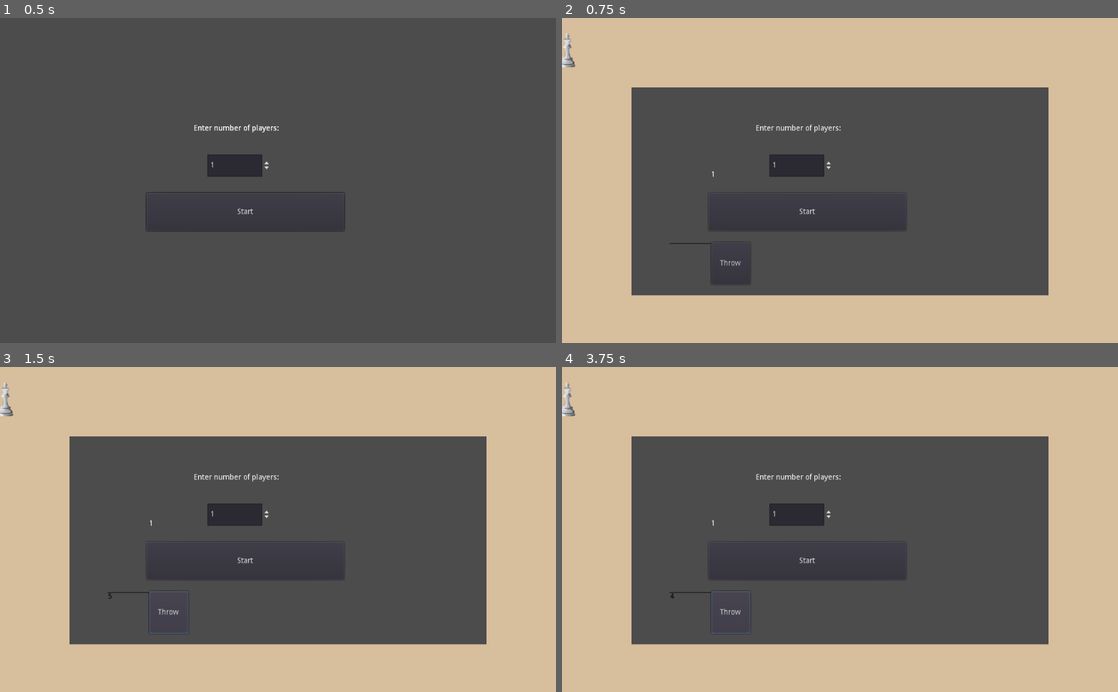
Above: before the commit, frames 1-4 (two rows, left to right).
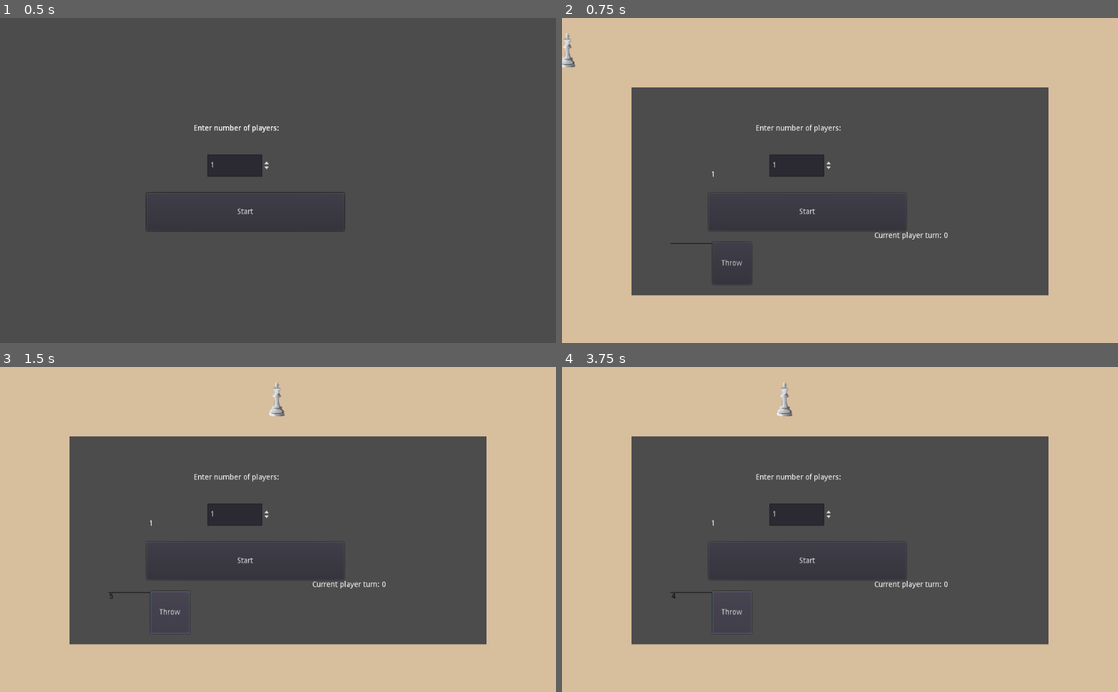
Above: after the commit, the same moments.

Repository: askoki160/angels-of-delta
Game: Godot game, scene res://StartScene.tscn
Two runs of this game, one before a commit and one after it. Both use one fixed random seed, a clock stepped at 60 frames per second and the inputs below.
Inputs:
- Up to frame 1 (0.5 s): no input
- Up to frame 2 (0.75 s): click "Start" at 0.5 s
- Up to frame 3 (1.5 s): click "Throw" at 1.25 s
- Up to frame 4 (3.75 s): click "Start" at 2 s; click "Start" at 2.75 s; click "Throw" at 3.5 s

Frame 1 is identical in both runs. In frame 2, 0.2% of the frame differs, in the area x 19-70%, y 65-82%; in frame 3, 0.5%, in the area x 0-70%, y 4-83%; in frame 4, 0.5%.

Commit message:
Added simple turn system

Diff:
--- a/DiceScene.gd
+++ b/DiceScene.gd
@@ -1,5 +1,6 @@
 extends Node2D
 
+signal dice_thrown
 
 # Called when the node enters the scene tree for the first time.
 func _ready():
@@ -10,3 +11,4 @@
 	# simulate throwing the dice
 	var dice_number = randi() % 6 + 1
 	$Label.text = str(dice_number)
+	emit_signal("dice_thrown", dice_number)
--- a/MainScene.gd
+++ b/MainScene.gd
@@ -2,12 +2,33 @@
 
 onready var global_vars = get_node("/root/Global")
 var Player = load("res://Player.tscn")
-var players = []
 var x_offset = 0
+
+class PlayerState:
+	var current_player_index: int
+	var players = []
+
+	func _init():
+		current_player_index = 0
+
+	func add_player(player_instance):
+		players.append(player_instance)
+
+	func get_current_index():
+		return current_player_index
+
+	func get_current_instance():
+		return players[current_player_index]
+
+	func _next_player():
+		current_player_index = (current_player_index + 1) % players.size()
+
+var state = PlayerState.new()
 
 # Called when the node enters the scene tree for the first time.
 func _ready():
 	$Label.text = str(global_vars.players)
+	$Label2.text = "Current player turn: " + str(state.get_current_index())
 	for i in range(global_vars.players):
 		var player = load("res://Player.tscn")
 		var player_instance = player.instance()
@@ -15,4 +36,14 @@
 		# hardcoded position
 		player_instance.position = Vector2(10 + x_offset, 60)
 		x_offset += 30
+		state.add_player(player_instance)
 		add_child(player_instance)
+
+
+func _on_Dice_dice_thrown(dice_number):
+	var current_player = state.get_current_instance()
+	var last_position = current_player.position
+	last_position.x += dice_number * 100
+	current_player.position = last_position
+	state._next_player()
+	$Label2.text = "Current player turn: " + str(state.get_current_index())
--- a/MainScene.tscn
+++ b/MainScene.tscn
@@ -91,4 +91,14 @@
 }
 
 [node name="Dice" parent="." instance=ExtResource( 2 )]
-position = Vector2( 198.753, 416.056 )
+position = Vector2( 201.403, 416.056 )
+
+[node name="Label2" type="Label" parent="."]
+margin_left = 575.012
+margin_top = 394.856
+margin_right = 888.012
+margin_bottom = 503.856
+__meta__ = {
+"_edit_use_anchors_": false
+}
+[connection signal="dice_thrown" from="Dice" to="." method="_on_Dice_dice_thrown"]
--- a/Player.gd
+++ b/Player.gd
@@ -13,6 +13,12 @@
 
 # find the node when game starts
 onready var sprite : Sprite = get_node("Sprite")
+
+signal ended_turn
+
+func take_turn():
+
+	emit_signal("ended_turn") # Once the turn has finished
 
 func _physics_process(delta):
 	velocity.x = speedHorizontal
